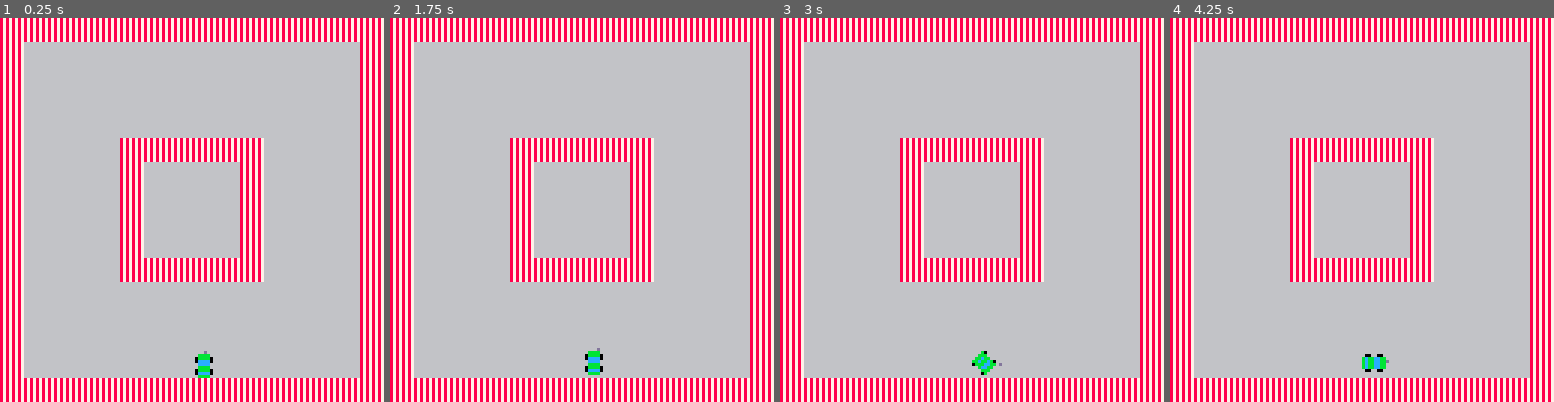
Above: before the commit, frames 1-4 (left to right).
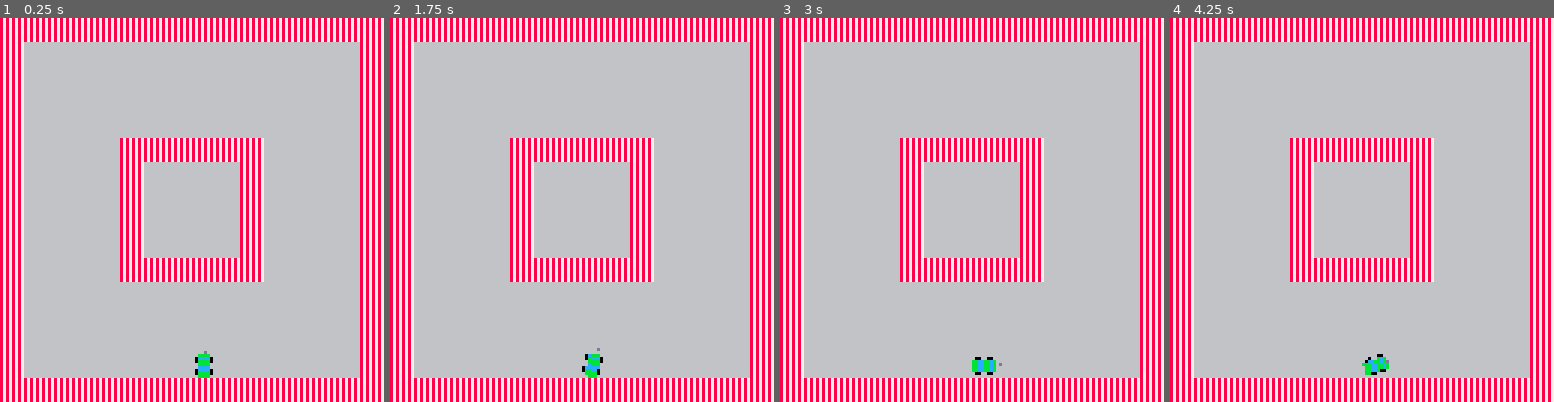
Above: after the commit, the same moments.

Repository: sthilaid/pico-8-carts
Game: PICO-8 cartridge race.p8
The game is run twice, just before and just after one commit, with the same random seed, the same clock (stepped at 60 frames per second) and the same inputs.
Inputs:
- Up to frame 1 (0.25 s): no input
- Up to frame 2 (1.75 s): tap X (X key) at 0.33, 1.07 s; tap O (Z key) at 0.7, 1.7 s; hold Right from 1.6 s (still down)
- Up to frame 3 (3 s): tap X (X key) at 1.85, 2.97 s; release Right at 2.1 s; tap O (Z key) at 2.1, 2.5, 2.9 s; hold Right from 2.47 s (still down)
- Up to frame 4 (4.25 s): release Right at 3.03 s; hold Left 3.08-3.58 s; tap O (Z key) at 3.3, 3.7, 4.1 s; hold Right from 4.02 s (still down); tap X (X key) at 4.08 s

The runs differ from the first frame. In frame 1, 0.1% of the frame differs, in the area x 51-55%, y 88-93%; in frame 2, 0.2%; in frame 3, 0.2%, in the area x 50-57%, y 86-93%; in frame 4, 0.2%.

Commit message:
using sprite rotation method in race game

Diff:
--- a/race.p8
+++ b/race.p8
@@ -1,5 +1,5 @@
 pico-8 cartridge // http://www.pico-8.com
-version 29
+version 30
 __lua__
 
 car_state = 0 -- 0 ok, 1 explosion
@@ -83,7 +83,9 @@
    cls(6)
    map(0,0,0,0,128,128)
    car_sprite_index = min(round(car_angle * #car_sprites) + 1, #car_sprites)
-   spr(car_sprites[car_sprite_index],car_x,car_y)
+   --spr(car_sprites[car_sprite_index],car_x,car_y)
+   --draw_rotated_tile(x,y,rot,mx,my,w,flip,scale)
+   draw_rotated_tile(car_x+4,car_y+4,-car_angle-0.25,0,63,1,false,1)
 
    if car_state == 1 then
       expl_sprite_index = min(flr((car_state_time / explosion_time) * #explosion_sprites)+1, #explosion_sprites)
@@ -97,6 +99,142 @@
    -- print(car_state_time)
 
 end
+
+-- @TheRoboZ https://www.lexaloffle.com/bbs/?pid=78451
+function draw_rotated_tile(x,y,rot,mx,my,w,flip,scale)
+  scale = scale or 1
+  w+=.8
+  local halfw, cx  = scale*-w/2, mx + w/2 -.4
+  local cs, ss, cy = cos(rot)/scale, -sin(rot)/scale, my-halfw/scale-.4
+  local sx, sy, hx, hy = cx + cs*halfw, cy - ss*halfw, w*(flip and -4 or 4)*scale, w*4*scale
+
+  --this just draw a bounding box to show the exact draw area
+  --rect(x-hx,y-hy,x+hx,y+hy,5)
+
+  for py = y-hy, y+hy do
+    tline(x-hx, py, x+hx, py, sx + ss*halfw, sy + cs*halfw, cs/8, -ss/8)
+    halfw+=1/8
+  end
+end
+…(119 lines of a section not shown)…
 
 
 
Not shown, changed: 119 lines of the sprite sheet (__gfx__) section of race.p8
